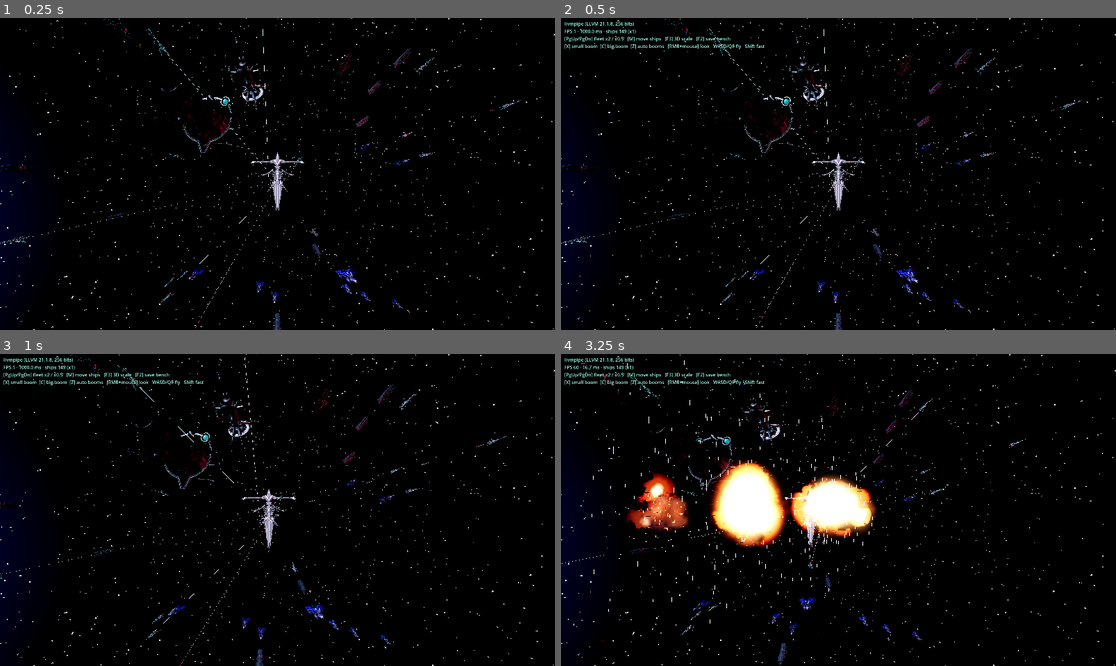
Above: before the commit, frames 1-4 (two rows, left to right).
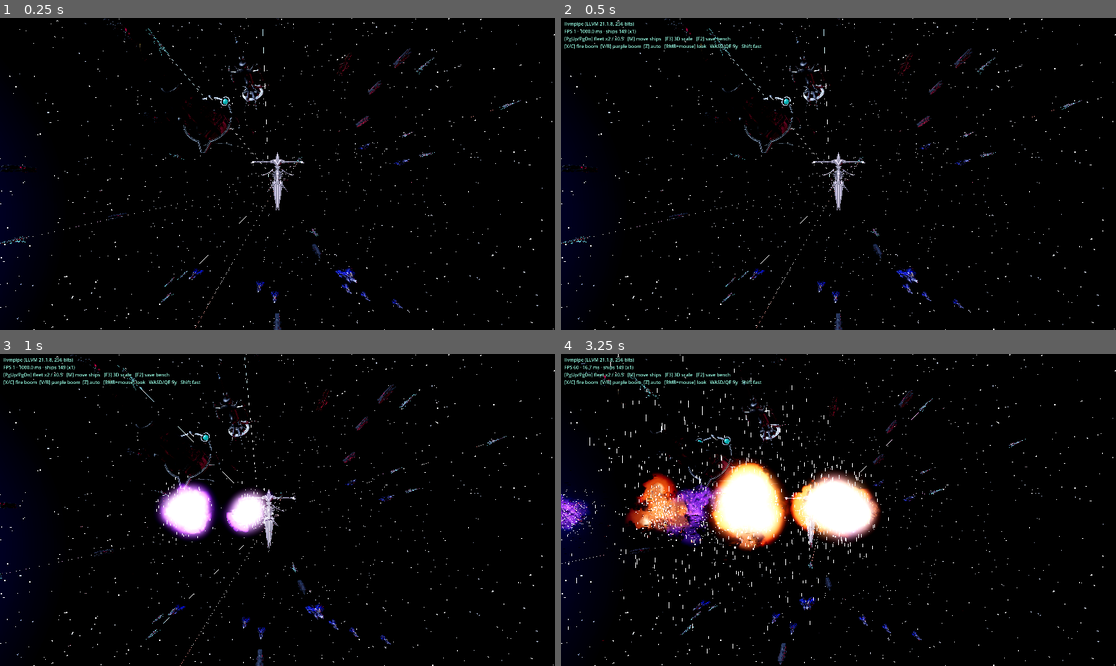
Above: after the commit, the same moments.

Repository: kayhase015497/tools
Game: Godot game, scene res://main.tscn
The game is run twice, just before and just after one commit, with the same random seed, the same clock (stepped at 60 frames per second) and the same inputs.
Inputs (mouse positions are in pixels of both pictures, inside the frame that each line leads up to):
- Up to frame 1 (0.25 s): no input
- Up to frame 2 (0.5 s): no input
- Up to frame 3 (1 s): tap Enter at 0.5 s; move the mouse to (399, 494) at 0.52 s; hold D from 0.53 s (still down); tap V at 0.6 s; click (399, 494) at 0.67 s; tap B at 0.8 s
- Up to frame 4 (3.25 s): move the mouse to (727, 525) at 1.27 s; release D at 1.28 s; hold S 1.28-2.03 s; tap B at 1.35 s; click (727, 525) at 1.42 s; tap X at 1.55, 2.1 s; move the mouse to (894, 441) at 2.02 s; hold D 2.03-2.78 s; click (894, 441) at 2.17 s; tap C at 2.3, 2.85 s; move the mouse to (810, 572) at 2.77 s; hold W from 2.78 s (still down); click (810, 572) at 2.92 s; tap V at 3.05 s

Frame 1 is identical in both runs. In frame 2, 0.3% of the frame differs, in the area x 1-37%, y 8-11%; in frame 3, 3.0%; in frame 4, 5.6%, in the area x 0-60%, y 0-96%.

Commit message:
godot: explosion v2 — lit dark smoke, more sparks/embers, working explosion light on hulls, purple Legion explosion (V/B)
Co-Authored-By: Claude Sonnet 5.5 <noreply@anthropic.com>
Claude-Session: https://claude.ai/code/session_017eWXcFR8R8fWfFcmTcxD4c

Diff:
--- a/godot/scripts/explosion.gd
+++ b/godot/scripts/explosion.gd
@@ -63,23 +63,36 @@
 	p.draw_pass_1 = qm
 	return p
 
-static func spawn(parent: Node, pos: Vector3, size: float) -> Node3D:
+## style 0＝橘色火焰（聯軍）、1＝紫色焰（反物質軍團，網頁版的招牌紫色爆炸）
+static func spawn(parent: Node, pos: Vector3, size: float, style: int = 0) -> Node3D:
 	_prep()
+	var purple := style == 1
 	var root := Node3D.new()
 	root.position = pos
 	parent.add_child(root)
 	# 1) 火團：多團，錯時冒出
-	var fire := _quad_particles(_fire_mat, 14, 1.7, size * 1.7, size * 0.7, 0.0, size * 0.25, [Vector2(0, 0.35), Vector2(0.25, 1.0), Vector2(1, 1.25)])
+	var fire_mat := _fire_mat.duplicate() as ShaderMaterial
+	if purple:
+		fire_mat.set_shader_parameter("cool_color", Vector3(0.22, 0.04, 0.45))
+		fire_mat.set_shader_parameter("mid_color", Vector3(0.62, 0.22, 1.0))
+		fire_mat.set_shader_parameter("hot_color", Vector3(2.0, 1.55, 2.4))
+	var fire := _quad_particles(fire_mat, 14, 1.7, size * 1.7, size * 0.7, 0.0, size * 0.25, [Vector2(0, 0.35), Vector2(0.25, 1.0), Vector2(1, 1.25)])
 	root.add_child(fire)
 	fire.emitting = true
 	# 2) 濃煙：大、慢、壽命長
-	var smoke := _quad_particles(_smoke_mat, 18, 9.0, size * 2.2, size * 0.6, 0.0, size * 0.18, [Vector2(0, 0.3), Vector2(0.3, 0.9), Vector2(1, 1.5)])
+	var sm_mat := _smoke_mat.duplicate() as ShaderMaterial
+	sm_mat.set_shader_parameter("center", pos)
+	sm_mat.set_shader_parameter("radius", size * 2.5)
+	if purple:
+		sm_mat.set_shader_parameter("fire_color", Vector3(0.62, 0.25, 1.0))
+		sm_mat.set_shader_parameter("smoke_color", Vector3(0.03, 0.02, 0.05))
+	var smoke := _quad_particles(sm_mat, 30, 9.0, size * 1.9, size * 0.7, 0.0, size * 0.2, [Vector2(0, 0.3), Vector2(0.3, 0.9), Vector2(1, 1.5)])
 	root.add_child(smoke)
 	smoke.emitting = true
 	# 3) 火花雨：速度差很大的細長亮點（橘黃＋粉紫兩種色系）
 	for k in range(2):
 		var sp := GPUParticles3D.new()
-		sp.amount = 140
+		sp.amount = 320
 		sp.lifetime = 1.6
 		sp.one_shot = true
 		sp.explosiveness = 0.9
@@ -97,7 +110,12 @@
 		pm.scale_min = 0.6
 		pm.scale_max = 1.5
 		var g := Gradient.new()
-		if k == 0:
+		if purple:   # 紫色焰：粉紫白 + 洋紅紫
+			if k == 0:
+				g.set_color(0, Color(0.95, 0.8, 1.0, 1.0)); g.set_color(1, Color(0.7, 0.2, 1.0, 0.0))
+			else:
+				g.set_color(0, Color(1.0, 0.6, 0.95, 1.0)); g.set_color(1, Color(0.55, 0.1, 0.9, 0.0))
+		elif k == 0:
 			g.set_color(0, Color(1.0, 0.85, 0.5, 1.0)); g.set_color(1, Color(1.0, 0.3, 0.05, 0.0))
 		else:
 			g.set_color(0, Color(0.85, 0.7, 1.0, 1.0)); g.set_color(1, Color(0.5, 0.2, 1.0, 0.0))
@@ -111,6 +129,37 @@
 		sp.draw_pass_1 = qm
 		root.add_child(sp)
 		sp.emitting = true
+	# 3b) 餘燼：慢速、飄很久的小亮點（太空中不會立刻熄滅）
+	var em := GPUParticles3D.new()
+	em.amount = 160
+	em.lifetime = 4.5
+	em.one_shot = true
+	em.explosiveness = 0.8
+	em.local_coords = false
+	var ep := ParticleProcessMaterial.new()
+	ep.emission_shape = ParticleProcessMaterial.EMISSION_SHAPE_SPHERE
+	ep.emission_sphere_radius = size * 0.6
+	ep.direction = Vector3(0, 0, 0)
+	ep.spread = 180.0
+	ep.initial_velocity_min = size * 0.05
+	ep.initial_velocity_max = size * 0.5
+	ep.damping_min = 0.3
+	ep.damping_max = 1.0
+	ep.scale_min = 0.5
+	ep.scale_max = 1.2
+	var eg := Gradient.new()
+	eg.set_color(0, Color(0.9, 0.5, 1.0, 1.0) if purple else Color(1.0, 0.6, 0.2, 1.0))
+	eg.set_color(1, Color(0.5, 0.05, 0.9, 0.0) if purple else Color(0.9, 0.1, 0.02, 0.0))
+	var egt := GradientTexture1D.new()
+	egt.gradient = eg
+	ep.color_ramp = egt
+	em.process_material = ep
+	var eq := QuadMesh.new()
+	eq.size = Vector2(size * 0.03, size * 0.03)
+	eq.material = _spark_mat
+	em.draw_pass_1 = eq
+	root.add_child(em)
+	em.emitting = true
 	# 4) 碎片：黑色薄片，慢速翻滾（逆光剪影；被火光短暫照亮）
 	var deb := GPUParticles3D.new()
 	deb.amount = 90
@@ -138,14 +187,15 @@
 	deb.emitting = true
 	# 5) 暖色短命光源：照亮附近艦體金屬（朝向火球的面變亮）
 	var l := OmniLight3D.new()
-	l.light_color = Color(1.0, 0.55, 0.2)
-	l.omni_range = size * 6.0
-	l.omni_attenuation = 1.4
+	l.light_color = Color(0.7, 0.32, 1.0) if purple else Color(1.0, 0.55, 0.2)
+	l.omni_range = size * 7.0
+	l.omni_attenuation = 1.2
 	l.light_energy = 0.0
 	root.add_child(l)
 	var tw := root.create_tween()
-	tw.tween_property(l, "light_energy", size * 0.9, 0.06)
-	tw.tween_property(l, "light_energy", size * 0.35, 0.35).set_trans(Tween.TRANS_QUAD)
+	# 光源強度單位：Godot 點光源是線性衰減、數值要很大才打得亮數百單位外的金屬（實測 300 在 190 單位外才開始明顯）
+	tw.tween_property(l, "light_energy", size * 14.0, 0.06)
+	tw.tween_property(l, "light_energy", size * 5.0, 0.35).set_trans(Tween.TRANS_QUAD)
 	tw.tween_property(l, "light_energy", 0.0, 1.4).set_trans(Tween.TRANS_QUAD)
 	# 清理
 	var t := root.get_tree().create_timer(14.0)
--- a/godot/scripts/spike.gd
+++ b/godot/scripts/spike.gd
@@ -51,12 +51,14 @@
 	_make_beams()
 	_make_camera_and_hud()
 	auto_bench = "--benchmark" in OS.get_cmdline_user_args()
-	demo_explode = "--explode-demo" in OS.get_cmdline_user_args()
-	if demo_explode:
-		cam.position = Vector3(0, 300, -1900)
-		yaw = PI
-		pitch = 0.0
-		get_tree().create_timer(0.3).timeout.connect(func(): Explosion.spawn(self, Vector3(0, 250, -1500), 220.0))
+	demo_explode = "--explode-demo" in OS.get_cmdline_user_args() or "--explode-demo-purple" in OS.get_cmdline_user_args()
+	if demo_explode:   # 腳本化示範：鏡頭貼近一艘巡洋艦，在它旁邊引爆（檢查爆炸光對艦體金屬的照明）
+		var P: Vector3 = (kinds_data["cruiser"]["xf"][0] as Transform3D).origin
+		cam.position = P + Vector3(650.0, 160.0, -120.0)
+		var dv := (P - cam.position).normalized()
+		yaw = atan2(-dv.x, -dv.z)
+		pitch = asin(dv.y)
+		get_tree().create_timer(0.3).timeout.connect(func(): Explosion.spawn(self, P + Vector3(120.0, 140.0, -80.0), 120.0, 1 if "--explode-demo-purple" in OS.get_cmdline_user_args() else 0))
 	if auto_bench:
 		fleet_mult = bench_steps[0]
 		_apply_mult()
@@ -80,7 +82,7 @@
 	env.glow_bloom = 0.1
 	env.glow_hdr_threshold = 1.0
 	env.glow_blend_mode = Environment.GLOW_BLEND_MODE_SCREEN
-	env.volumetric_fog_enabled = true
+	env.volumetric_fog_enabled = false
 	env.volumetric_fog_density = 0.00003
 	env.volumetric_fog_albedo = Color(0.35, 0.28, 0.5)
 	env.volumetric_fog_emission = Color(0.0, 0.0, 0.0)
@@ -345,6 +347,10 @@
 				Explosion.spawn(self, cam.global_position - cam.global_transform.basis.z * 900.0, 120.0)   # 護衛艦級爆炸（鏡頭前方）
 			KEY_C:
 				Explosion.spawn(self, cam.global_position - cam.global_transform.basis.z * 1600.0, 260.0)   # 巡洋艦級爆炸
+			KEY_V:
+				Explosion.spawn(self, cam.global_position - cam.global_transform.basis.z * 900.0, 120.0, 1)   # 紫色焰（反物質軍團）小
+			KEY_B:
+				Explosion.spawn(self, cam.global_position - cam.global_transform.basis.z * 1600.0, 260.0, 1)   # 紫色焰 大
 			KEY_Z:
 				auto_boom = not auto_boom
 			KEY_F2:
@@ -373,14 +379,14 @@
 			boom_t = rng.randf_range(0.5, 1.4)
 			var f := -cam.global_transform.basis.z
 			var off := cam.global_transform.basis.x * rng.randf_range(-700, 700) + cam.global_transform.basis.y * rng.randf_range(-300, 300)
-			Explosion.spawn(self, cam.global_position + f * rng.randf_range(900, 2200) + off, rng.randf_range(80, 260))
+			Explosion.spawn(self, cam.global_position + f * rng.randf_range(900, 2200) + off, rng.randf_range(80, 260), 1 if rng.randf() < 0.4 else 0)
 	if animate:
 		_animate_ships(dt)
 	hud_t += dt
 	if hud_t > 0.25:
 		hud_t = 0.0
 		var fps := Engine.get_frames_per_second()
-		hud.text = "%s\nFPS %d · %.1f ms · ships %d (x%d)%s\n[PgUp/PgDn] fleet x2 / x0.5   [M] move ships   [F3] 3D scale   [F2] save bench\n[X] small boom  [C] big boom  [Z] auto booms   [RMB+mouse] look   WASD/QE fly   Shift fast" % [
+		hud.text = "%s\nFPS %d · %.1f ms · ships %d (x%d)%s\n[PgUp/PgDn] fleet x2 / x0.5   [M] move ships   [F3] 3D scale   [F2] save bench\n[X/C] fire boom  [V/B] purple boom  [Z] auto   [RMB+mouse] look   WASD/QE fly   Shift fast" % [
 			RenderingServer.get_video_adapter_name(), fps, 1000.0 / maxf(fps, 1.0), _total_ships(), fleet_mult, "  · MOVING" if animate else ""]
 	bench_t += dt
 	if bench_t >= 2.0:
--- a/godot/shaders/fireball.gdshader
+++ b/godot/shaders/fireball.gdshader
@@ -2,6 +2,9 @@
 render_mode unshaded, blend_add, depth_draw_never, cull_disabled;
 // 爆炸火團（Squadron 42 風）：花椰菜狀的泡泡團——中心黃白過曝、外緣橘紅，表面有顆粒與縫隙；粒子壽命（INSTANCE_CUSTOM.y）決定漸暗與縮小。
 uniform float intensity = 2.1;
+uniform vec3 cool_color : source_color = vec3(0.55, 0.1, 0.04);
+uniform vec3 mid_color : source_color = vec3(1.0, 0.42, 0.08);
+uniform vec3 hot_color : source_color = vec3(2.2, 2.0, 1.55);
 varying float age;
 varying float seed;
 
@@ -29,7 +32,7 @@
 	float dens = smoothstep(0.0, 0.45, bubbles * 0.9 + core * 1.25 - 0.55 - age * 0.75);
 	if (dens < 0.01) discard;
 	float heat = clamp(core * 1.2 + n * 0.6 - age * 1.25, 0.0, 1.0);
-	vec3 cool = vec3(0.55, 0.1, 0.04), mid = vec3(1.0, 0.42, 0.08), hot = vec3(1.0, 0.92, 0.7) * 2.2;
+	vec3 cool = cool_color, mid = mid_color, hot = hot_color;
 	vec3 col = mix(cool, mid, smoothstep(0.1, 0.55, heat));
 	col = mix(col, hot, smoothstep(0.62, 1.0, heat));
 	float fade = pow(clamp(1.0 - age, 0.0, 1.0), 1.4);
--- a/godot/shaders/smoke.gdshader
+++ b/godot/shaders/smoke.gdshader
@@ -1,20 +1,33 @@
 shader_type spatial;
 render_mode unshaded, blend_mix, depth_draw_never, cull_disabled;
-// 濃煙：黑灰褐色的「花椰菜雲」，被爆炸火光從內側染橘（隨壽命褪去），內有紅橘餘燼光點；與背景星雲融合靠邊緣軟化。
-uniform vec3 smoke_color : source_color = vec3(0.16, 0.15, 0.17);
-uniform vec3 fire_color : source_color = vec3(1.0, 0.36, 0.08);
+// 濃煙（Squadron 42 風）：近黑的「花椰菜雲」。用高度場算出假法線，做出圓鼓鼓的團塊與暗心亮邊；
+// 火光只染「朝向爆炸中心」的那一側（隨距離與壽命衰減）；內有紅橘餘燼光點。
+uniform vec3 smoke_color : source_color = vec3(0.03, 0.028, 0.03);
+uniform vec3 fire_color : source_color = vec3(1.0, 0.38, 0.09);
+uniform vec3 key_color : source_color = vec3(0.22, 0.27, 0.38);   // 冷色主光／環境光打在煙的受光面
+uniform vec3 center = vec3(0.0);                                   // 爆炸中心（世界座標）
+uniform float radius = 100.0;                                      // 火光影響半徑
 uniform float fire_glow = 1.0;
 varying float age;
 varying float seed;
+varying vec2 ldir_v;
+varying float dist_k;
 
 float h21(vec2 p) { p = fract(p * vec2(123.34, 456.21)); p += dot(p, p + 45.32); return fract(p.x * p.y); }
 float vn(vec2 p) { vec2 i = floor(p), f = fract(p); f = f * f * (3.0 - 2.0 * f);
 	return mix(mix(h21(i), h21(i + vec2(1, 0)), f.x), mix(h21(i + vec2(0, 1)), h21(i + vec2(1, 1)), f.x), f.y); }
-float fbm(vec2 p) { float a = 0.5, s = 0.0; for (int i = 0; i < 5; i++) { s += a * vn(p); p = p * 2.03 + vec2(1.7, 9.2); a *= 0.5; } return s; }
+float fbm(vec2 p) { float a = 0.5, s = 0.0; for (int i = 0; i < 4; i++) { s += a * vn(p); p = p * 2.03 + vec2(1.7, 9.2); a *= 0.5; } return s; }
+float height(vec2 q, float r) { return smoothstep(0.25, 0.85, fbm(q) * 1.15 + (1.0 - r) * 0.5); }
 
 void vertex() {
 	age = INSTANCE_CUSTOM.y;
 	seed = float(INSTANCE_ID) * 3.17 + INSTANCE_CUSTOM.x;
+	vec3 wp = MODEL_MATRIX[3].xyz;
+	vec3 to_c = center - wp;
+	float d = length(to_c);
+	dist_k = exp(-d / max(radius, 1.0));
+	vec3 ld = d > 0.001 ? to_c / d : vec3(0.0, 1.0, 0.0);
+	ldir_v = (VIEW_MATRIX * vec4(ld, 0.0)).xy;
 	MODELVIEW_MATRIX = VIEW_MATRIX * mat4(INV_VIEW_MATRIX[0], INV_VIEW_MATRIX[1], INV_VIEW_MATRIX[2], MODEL_MATRIX[3]);
 	MODELVIEW_MATRIX = MODELVIEW_MATRIX * mat4(vec4(length(MODEL_MATRIX[0].xyz), 0, 0, 0), vec4(0, length(MODEL_MATRIX[1].xyz), 0, 0), vec4(0, 0, length(MODEL_MATRIX[2].xyz), 0), vec4(0, 0, 0, 1));
 }
@@ -23,17 +36,20 @@
 	vec2 uv = UV * 2.0 - 1.0;
 	float r = length(uv);
 	if (r > 1.0) discard;
-	vec2 q = uv * 1.3 + vec2(seed, seed * 0.61);
-	float n = fbm(q + vec2(0.0, -age * 0.5));
-	float lumps = smoothstep(0.3, 0.8, n * 1.1 + (1.0 - r) * 0.55);       // 圓鼓鼓的團塊
-	float edge = smoothstep(1.0, 0.55, r);
-	float a = lumps * edge * smoothstep(0.0, 0.08, age) * pow(clamp(1.0 - age, 0.0, 1.0), 0.8) * 0.92;
-	if (a < 0.01) discard;
-	// 內側被火光染橘：中心、早期最強；團塊亮面（n 高）更受光
-	float lit = pow(clamp(1.0 - age, 0.0, 1.0), 4.0) * (0.3 + 0.7 * (1.0 - r)) * (0.5 + n) * fire_glow;
-	// 餘燼光點：高頻噪聲的尖峰
-	float ember = smoothstep(0.86, 0.95, vn(q * 7.0 + age * 2.0)) * (1.0 - age) * 2.2;
-	vec3 col = smoke_color * (0.45 + 1.3 * n) + fire_color * lit + vec3(1.0, 0.3, 0.06) * ember;
+	vec2 q = uv * 1.5 + vec2(seed, seed * 0.61) + vec2(0.0, -age * 0.4);
+	float h = height(q, r);
+	float e = 0.06;
+	vec2 g = vec2(height(q + vec2(e, 0.0), r) - height(q - vec2(e, 0.0), r), height(q + vec2(0.0, e), r) - height(q - vec2(0.0, e), r)) / (2.0 * e);
+	vec3 n = normalize(vec3(-g * 0.55, 1.0));
+	float edge = smoothstep(1.0, 0.5, r);
+	float a = h * edge * smoothstep(0.0, 0.06, age) * pow(clamp(1.0 - age, 0.0, 1.0), 0.7) * 0.97;
+	if (a < 0.015) discard;
+	float facing_fire = clamp(dot(n, normalize(vec3(ldir_v, 0.55))), 0.0, 1.0);          // 朝向爆炸中心的面
+	float fire = facing_fire * pow(clamp(1.0 - age, 0.0, 1.0), 3.0) * dist_k * fire_glow * 1.5;
+	float facing_key = clamp(dot(n, normalize(vec3(-0.45, 0.65, 0.6))), 0.0, 1.0);        // 冷色主光（左上）
+	float ao = 0.35 + 0.65 * smoothstep(0.0, 0.9, r);                                      // 團塊中心較暗（自遮蔽）
+	float ember = smoothstep(0.88, 0.96, vn(q * 8.0 + age * 2.0)) * (1.0 - age) * 2.0 * (0.4 + dist_k);
+	vec3 col = smoke_color * (0.8 + 1.2 * h) * ao + key_color * facing_key * 0.55 + fire_color * fire + vec3(1.0, 0.32, 0.06) * ember;
 	ALBEDO = col;
 	ALPHA = a;
 }
Not shown, added: godot/results/bench_rtx2070s_2026-10-21.csv.import
Not shown, changed: docs/space-war/ENGINE-MIGRATION-PLAN.md
